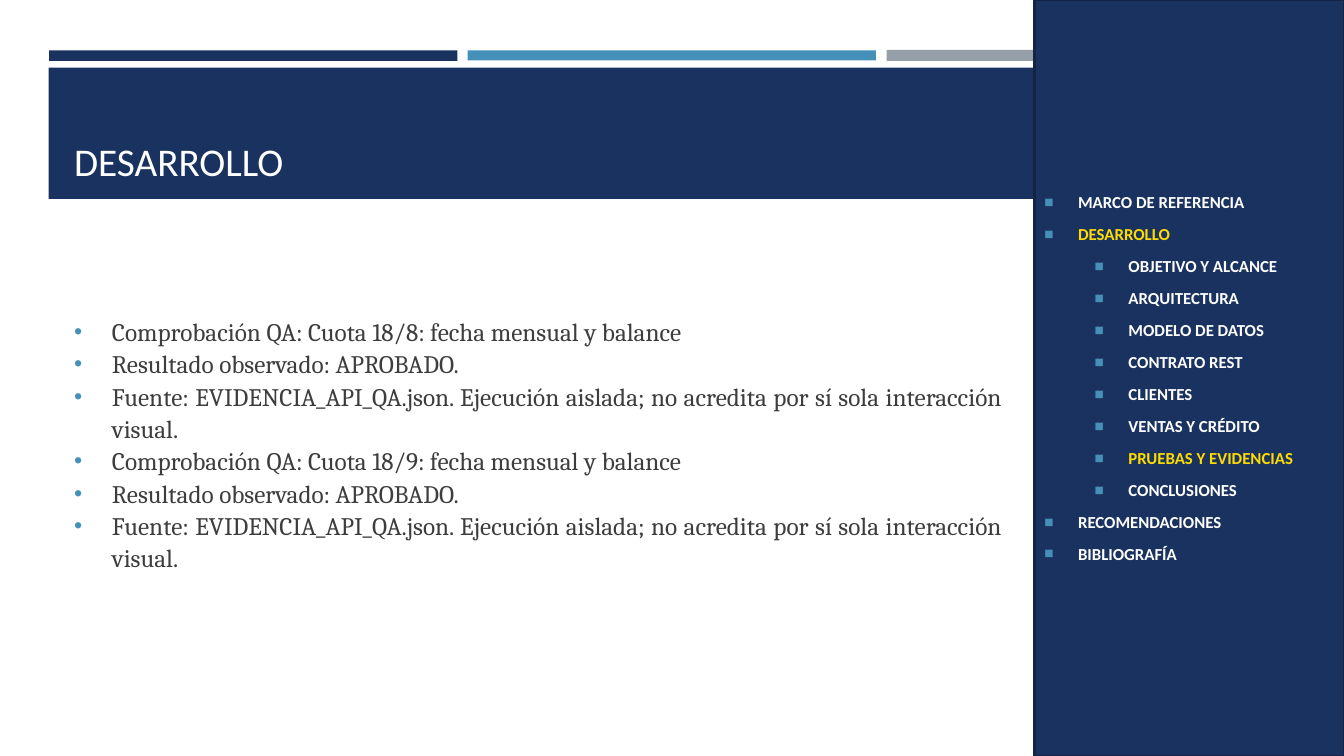
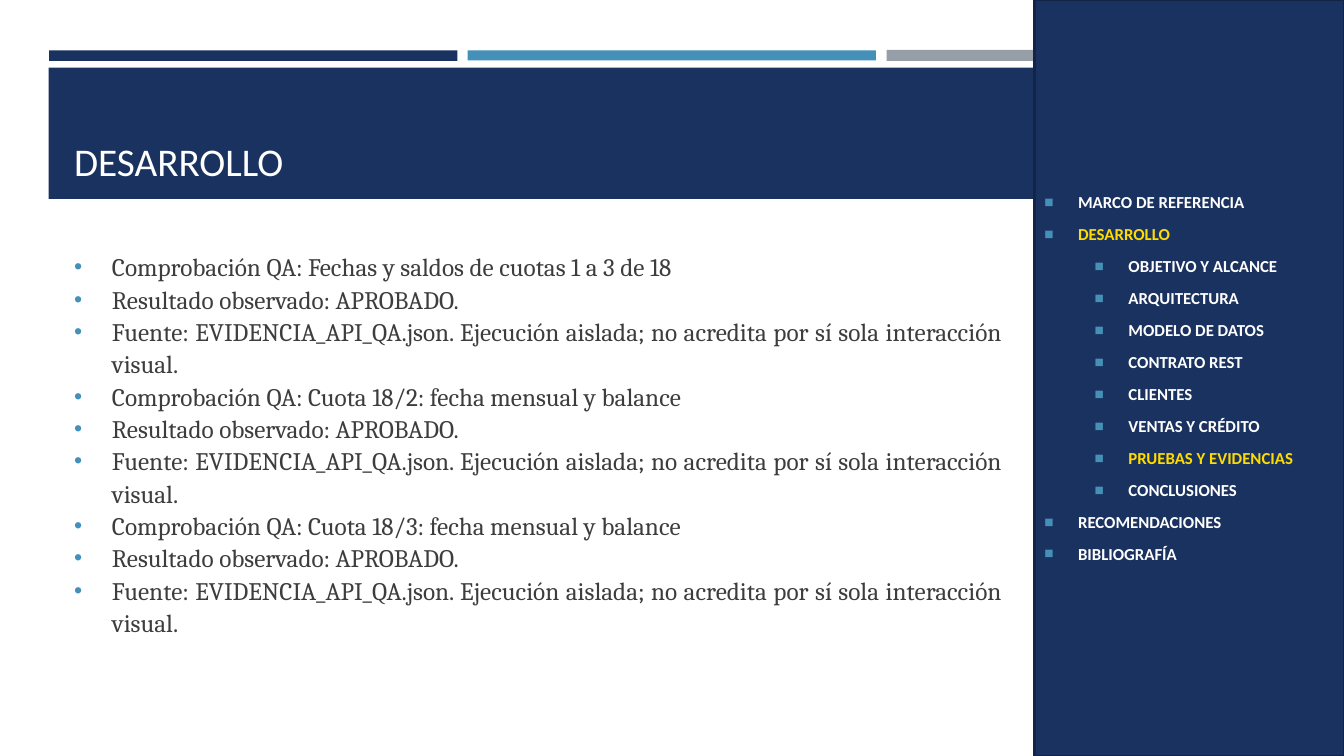
Before and after one commit to gamurigm/examen-arq-1, a slide deck: slide 46 of 05. DOCUMENTACION/02. PRESENTACION/PRESENTACION_CELULAR_BDDLOCAL_RESTFUL_DOTNET_GR09.pptx. Drawn at 1344x756 pixels with LibreOffice and Linux fonts; fonts in the diff are those of the drawing. Boxes give left, top, right and bottom in pixels: in the first picture for what was removed or moved away, otherwise in the second. Text is boxed around its words. In the diff, an @@ line names an element or a change of style, - is before the commit and + after.

```diff
--- a/05. DOCUMENTACION/02. PRESENTACION/PRESENTACION_CELULAR_BDDLOCAL_RESTFUL_DOTNET_GR09.pptx
+++ b/05. DOCUMENTACION/02. PRESENTACION/PRESENTACION_CELULAR_BDDLOCAL_RESTFUL_DOTNET_GR09.pptx
@@ text at box(112, 258, 671, 282): text changed @@
-• Comprobación QA: Cuota 18/8: fecha mensual y balance
+• Comprobación QA: Fechas y saldos de cuotas 1 a 3 de 18
@@ text at box(112, 388, 681, 412): text changed @@
-• Comprobación QA: Cuota 18/9: fecha mensual y balance
+• Comprobación QA: Cuota 18/2: fecha mensual y balance
@@ text at box(112, 517, 1002, 632): paragraphs added @@
+• Comprobación QA: Cuota 18/3: fecha mensual y balance
+• Resultado observado: APROBADO.
+• Fuente: EVIDENCIA_API_QA.json. Ejecución aislada; no acredita por sí sola interacción visual.
```
Also in this commit, not shown: 32 other slides changed, 3 slides added, 11 other files.
